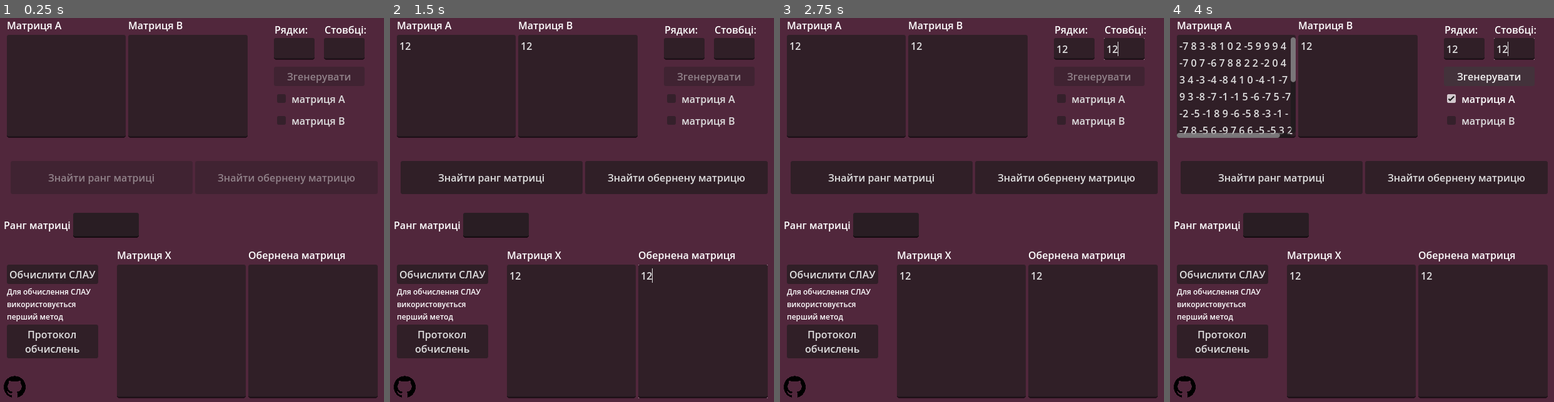
Above: before the commit, frames 1-4 (left to right).
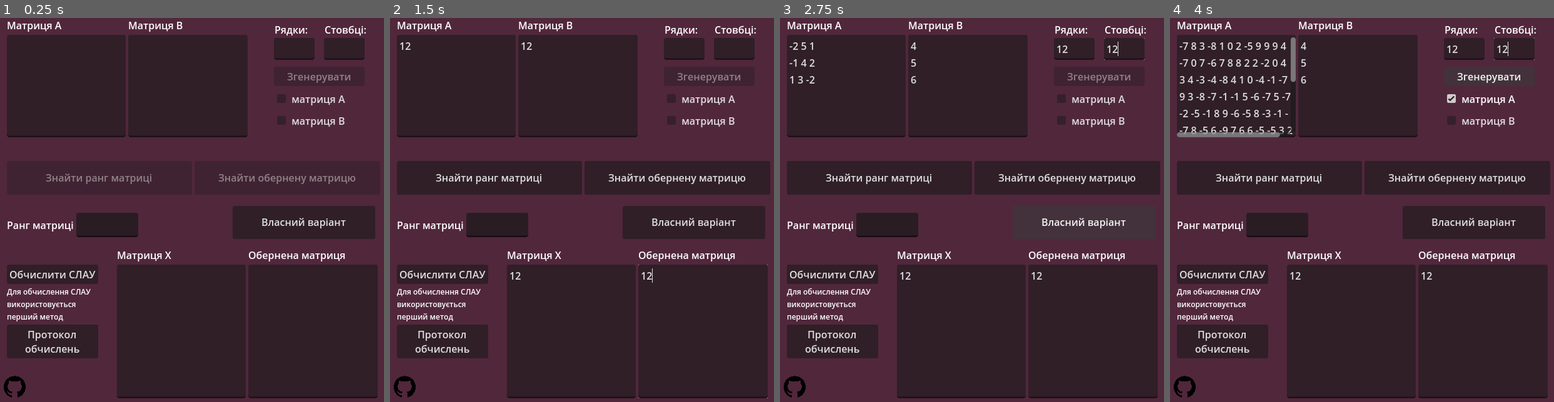
Above: after the commit, the same moments.

Repository: husarenko/ASPPR_Lab_1
Game: Godot game, scene res://control.tscn
The game is run twice, just before and just after one commit, with the same random seed, the same clock (stepped at 60 frames per second) and the same inputs.
Inputs (mouse positions are in pixels of both pictures, inside the frame that each line leads up to):
- Up to frame 1 (0.25 s): no input
- Up to frame 2 (1.5 s): click (455, 87) at 0.52 s; type "12" at 0.6 s; click (578, 87) at 0.75 s; type "12" at 0.83 s; click (570, 332) at 0.98 s; type "12" at 1.07 s; click (704, 332) at 1.27 s; type "12" at 1.35 s
- Up to frame 3 (2.75 s): click (1075, 48) at 1.5 s; type "12" at 1.58 s; click (1125, 48) at 1.73 s; type "12" at 1.82 s; click (1083, 221) at 2 s, where only the run after the commit has a clickable "Власний варіант"
- Up to frame 4 (4 s): click "матриця А" at 2.75 s; click "Згенерувати" at 3.5 s

The runs differ from the first frame. In frame 1, 4.1% of the frame differs, in the area x 1-98%, y 30-58%; in frame 2, 4.6%; in frame 3, 1.8%; in frame 4, 4.7%, in the area x 1-100%, y 6-58%.

Commit message:
misc

Diff:
--- a/src/control.gd
+++ b/src/control.gd
@@ -333,3 +333,8 @@
 func _on_save_as_file_button_pressed():
 	var text_to_copy = window_output_richlabel.get_text()
 	DisplayServer.clipboard_set(text_to_copy)
+
+
+func _on_own_variant_button_pressed():
+	matrix_a_input.text = "-2 5 1\n-1 4 2\n1 3 -2"
+	matrix_b_input.text = "4\n5\n6"
--- a/src/control.tscn
+++ b/src/control.tscn
@@ -26,11 +26,15 @@
 color = Color(0.317793, 0.152731, 0.236793, 1)
 
 [node name="HBoxContainer3" type="HBoxContainer" parent="."]
-layout_mode = 0
-offset_left = 21.0
-offset_top = 16.0
-offset_right = 406.0
-offset_bottom = 208.0
+layout_mode = 1
+anchors_preset = -1
+anchor_left = 0.033
+anchor_top = 0.025
+anchor_right = 0.634
+anchor_bottom = 0.325
+offset_left = -0.119999
+offset_right = 0.23999
+offset_bottom = -1.52588e-05
 
 [node name="VBoxContainer2" type="VBoxContainer" parent="HBoxContainer3"]
 layout_mode = 2
@@ -59,11 +63,15 @@
 focus_mode = 1
 
 [node name="HBoxContainer5" type="HBoxContainer" parent="."]
-layout_mode = 0
-offset_left = 197.0
-offset_top = 384.0
-offset_right = 614.0
-offset_bottom = 625.0
+layout_mode = 1
+anchors_preset = -1
+anchor_left = 0.308
+anchor_top = 0.6
+anchor_right = 0.959
+anchor_bottom = 0.977
+offset_left = -0.120026
+offset_right = 0.23999
+offset_bottom = -0.280029
 
 [node name="VBoxContainer2" type="VBoxContainer" parent="HBoxContainer5"]
 layout_mode = 2
@@ -94,45 +102,67 @@
 scroll_fit_content_height = true
 
 [node name="rows label" type="Label" parent="."]
-layout_mode = 0
-offset_left = 449.0
-offset_top = 23.0
-offset_right = 503.0
-offset_bottom = 46.0
+layout_mode = 1
+anchors_preset = -1
+anchor_left = 0.702
+anchor_top = 0.036
+anchor_right = 0.786
+anchor_bottom = 0.072
+offset_left = -0.280029
+offset_top = -0.0400009
+offset_right = -0.0400085
+offset_bottom = -0.0800018
 text = "Рядки:"
 
 [node name="rows input" type="TextEdit" parent="."]
-layout_mode = 0
-offset_left = 448.0
-offset_top = 48.0
-offset_right = 513.0
-offset_bottom = 83.0
+layout_mode = 1
+anchors_preset = -1
+anchor_left = 0.7
+anchor_top = 0.075
+anchor_right = 0.802
+anchor_bottom = 0.13
+offset_left = -3.05176e-05
+offset_right = -0.280029
+offset_bottom = -0.200005
 focus_mode = 1
 scroll_fit_content_height = true
 
 [node name="columns label" type="Label" parent="."]
-layout_mode = 0
-offset_left = 529.0
-offset_top = 23.0
-offset_right = 596.0
-offset_bottom = 46.0
+layout_mode = 1
+anchors_preset = -1
+anchor_left = 0.827
+anchor_top = 0.036
+anchor_right = 0.931
+anchor_bottom = 0.072
+offset_left = -0.280029
+offset_top = -0.0400009
+offset_right = 0.159973
+offset_bottom = -0.0800018
 text = "Стовбці:"
 
 [node name="columns input" type="TextEdit" parent="."]
-layout_mode = 0
-offset_left = 528.0
-offset_top = 48.0
-offset_right = 593.0
-offset_bottom = 83.0
+layout_mode = 1
+anchors_preset = -1
+anchor_left = 0.825
+anchor_top = 0.075
+anchor_right = 0.927
+anchor_bottom = 0.13
+offset_right = -0.280029
+offset_bottom = -0.200005
 focus_mode = 1
 scroll_fit_content_height = true
 
 [node name="generate matrix button" type="Button" parent="."]
-layout_mode = 0
-offset_left = 448.0
-offset_top = 94.0
-offset_right = 593.0
-offset_bottom = 125.0
+layout_mode = 1
+anchors_preset = -1
+anchor_left = 0.7
+anchor_top = 0.147
+anchor_right = 0.927
+anchor_bottom = 0.195
+offset_left = -3.05176e-05
+offset_top = -0.0800018
+offset_right = -0.280029
+offset_bottom = 0.199997
 focus_mode = 0
 disabled = true
 text = "Згенерувати"
@@ -162,11 +192,16 @@
 text = "в файл"
 
 [node name="VBoxContainer" type="VBoxContainer" parent="."]
-layout_mode = 0
-offset_left = 448.0
-offset_top = 130.0
-offset_right = 566.0
-offset_bottom = 196.0
+layout_mode = 1
+anchors_preset = -1
+anchor_left = 0.7
+anchor_top = 0.203
+anchor_right = 0.884
+anchor_bottom = 0.306
+offset_left = -3.05176e-05
+offset_top = 0.0799866
+offset_right = 0.23999
+offset_bottom = 0.159988
 
 [node name="matrix A checkbox" type="CheckBox" parent="VBoxContainer"]
 layout_mode = 2
@@ -181,14 +216,14 @@
 [node name="HBoxContainer2" type="HBoxContainer" parent="."]
 layout_mode = 1
 anchors_preset = -1
-anchor_left = 0.041
+anchor_left = 0.033
 anchor_top = 0.383
-anchor_right = 0.959
+anchor_right = 0.967
 anchor_bottom = 0.467
-offset_left = 0.259998
-offset_top = 0.159958
-offset_right = -0.26001
-offset_bottom = -0.160004
+offset_left = -0.119999
+offset_top = -0.119995
+offset_right = 0.119934
+offset_bottom = 0.119995
 grow_horizontal = 2
 grow_vertical = 2
 
@@ -204,12 +239,31 @@
 focus_mode = 0
 text = "Знайти обернену матрицю"
 
+[node name="own variant button" type="Button" parent="."]
+layout_mode = 2
+anchor_left = 0.596
+anchor_top = 0.5
+anchor_right = 0.952
+anchor_bottom = 0.579
+offset_left = 0.0599976
+offset_top = -2.72003
+offset_right = 0.219971
+offset_bottom = -0.28006
+size_flags_horizontal = 3
+focus_mode = 0
+text = "Власний варіант"
+
 [node name="HBoxContainer4" type="HBoxContainer" parent="."]
-layout_mode = 0
-offset_left = 16.0
-offset_top = 328.0
-offset_right = 232.0
-offset_bottom = 368.0
+layout_mode = 1
+anchors_preset = -1
+anchor_left = 0.033
+anchor_top = 0.512
+anchor_right = 0.362
+anchor_bottom = 0.575
+offset_left = -0.119999
+offset_top = 0.319977
+offset_right = 0.319992
+offset_bottom = -3.05176e-05
 
 [node name="matrix range label" type="Label" parent="HBoxContainer4"]
 layout_mode = 2
@@ -223,11 +277,16 @@
 scroll_fit_content_height = true
 
 [node name="VBoxContainer2" type="VBoxContainer" parent="."]
-layout_mode = 0
-offset_left = 21.0
-offset_top = 411.0
-offset_right = 167.0
-offset_bottom = 561.0
+layout_mode = 1
+anchors_preset = -1
+anchor_left = 0.033
+anchor_top = 0.642
+anchor_right = 0.261
+anchor_bottom = 0.877
+offset_left = -0.119999
+offset_top = 0.119995
+offset_right = -0.0400085
+offset_bottom = -0.280029
 
 [node name="calculate linear system button" type="Button" parent="VBoxContainer2"]
 layout_mode = 2
@@ -249,22 +308,23 @@
 
 [node name="TextureButton" type="TextureButton" parent="."]
 layout_mode = 1
-anchors_preset = 2
-anchor_top = 1.0
-anchor_bottom = 1.0
-offset_left = 16.0
-offset_top = -51.0
-offset_right = 51.0
-offset_bottom = -16.0
+anchors_preset = -1
+anchor_left = 0.025
+anchor_top = 0.92
+anchor_right = 0.08
+anchor_bottom = 0.975
+offset_top = 0.200012
+offset_right = -0.200005
 grow_vertical = 0
 texture_normal = ExtResource("2_pdxve")
 ignore_texture_size = true
-stretch_mode = 0
+stretch_mode = 4
 
 [node name="Window" type="Window" parent="."]
 title = "Протокол обчислень"
 initial_position = 1
 size = Vector2i(480, 445)
+visible = false
 
 [node name="window output control" type="Control" parent="Window"]
 layout_mode = 3
@@ -291,10 +351,12 @@
 [node name="window output richlabel" type="RichTextLabel" parent="Window/window output control/VBoxContainer"]
 layout_mode = 2
 size_flags_vertical = 3
+focus_mode = 2
 bbcode_enabled = true
 text = "..."
 selection_enabled = true
 
+[connection signal="pressed" from="own variant button" to="." method="_on_own_variant_button_pressed"]
 [connection signal="pressed" from="VBoxContainer2/show window output" to="." method="_on_show_window_output_pressed"]
 [connection signal="pressed" from="TextureButton" to="." method="_on_github_pressed"]
 [connection signal="close_requested" from="Window" to="." method="_on_window_close_requested"]
--- a/src/project.godot
+++ b/src/project.godot
@@ -20,6 +20,7 @@
 window/size/viewport_width=640
 window/size/viewport_height=640
 window/stretch/mode="canvas_items"
+window/stretch/aspect="expand"
 
 [rendering]
 
